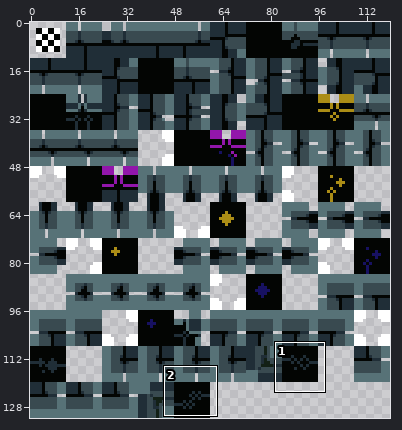
File history of a sprite sheet, tilesets/ts_library_foreground_1/output_tileset.png. Above, an overview of the earlier version with the close-up marked.
Close-up. The starting point:
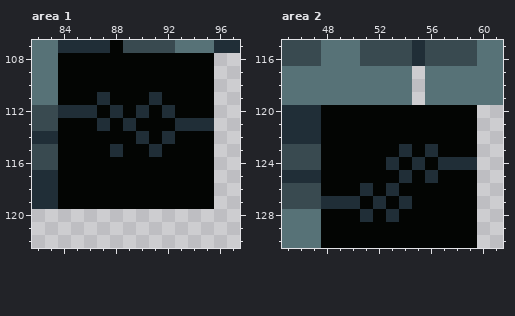
The file is 120x132 pixels. Colours within 5 levels of each other are drawn and written as one. Shown: area 1: x 82..97, y 107..122; area 2: x 45..61, y 115..130. The commit also changed other parts of the picture, which this record leaves out.
Now the later version:
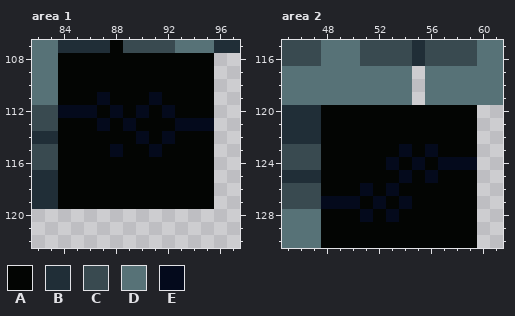
Palette (. is transparent): A #030503  B #202e37  C #394a50  D #577277  E #040a1c
The edit:
{"where": "area 1"}
{"y":111,"x":87,"old":"B","new":"E"}
{"y":111,"x":91,"old":"B","new":"E"}
{"y":112,"x":84,"old":"BBB","new":"EEE"}
{"y":112,"x":88,"old":"B","new":"E"}
{"y":112,"x":90,"old":"B","new":"E"}
{"y":112,"x":92,"old":"B","new":"E"}
{"y":113,"x":87,"old":"B","new":"E"}
{"y":113,"x":89,"old":"B","new":"E"}
{"y":113,"x":93,"old":"BBB","new":"EEE"}
{"y":114,"x":90,"old":"B","new":"E"}
{"y":114,"x":92,"old":"B","new":"E"}
{"y":115,"x":88,"old":"B","new":"E"}
{"y":115,"x":91,"old":"B","new":"E"}
{"where": "area 2"}
{"y":123,"x":54,"old":"B","new":"E"}
{"y":123,"x":56,"old":"B","new":"E"}
{"y":124,"x":53,"old":"B","new":"E"}
{"y":124,"x":55,"old":"B","new":"E"}
{"y":124,"x":57,"old":"BBB","new":"EEE"}
{"y":125,"x":54,"old":"B","new":"E"}
{"y":125,"x":56,"old":"B","new":"E"}
{"y":126,"x":51,"old":"B","new":"E"}
{"y":126,"x":53,"old":"B","new":"E"}
{"y":127,"x":48,"old":"BBB","new":"EEE"}
{"y":127,"x":52,"old":"B","new":"E"}
{"y":127,"x":54,"old":"B","new":"E"}
{"y":128,"x":51,"old":"B","new":"E"}
{"y":128,"x":53,"old":"B","new":"E"}
